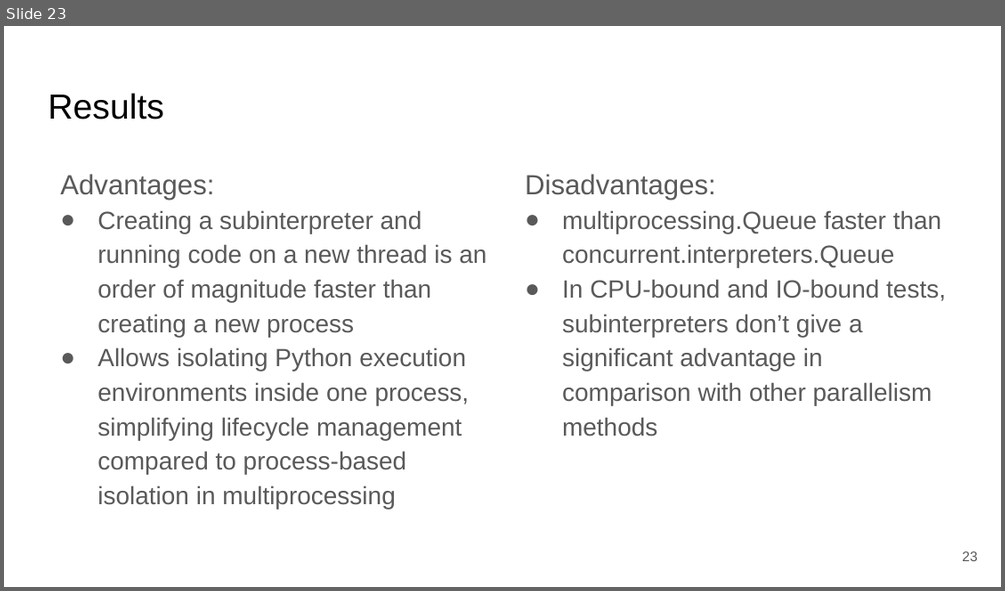
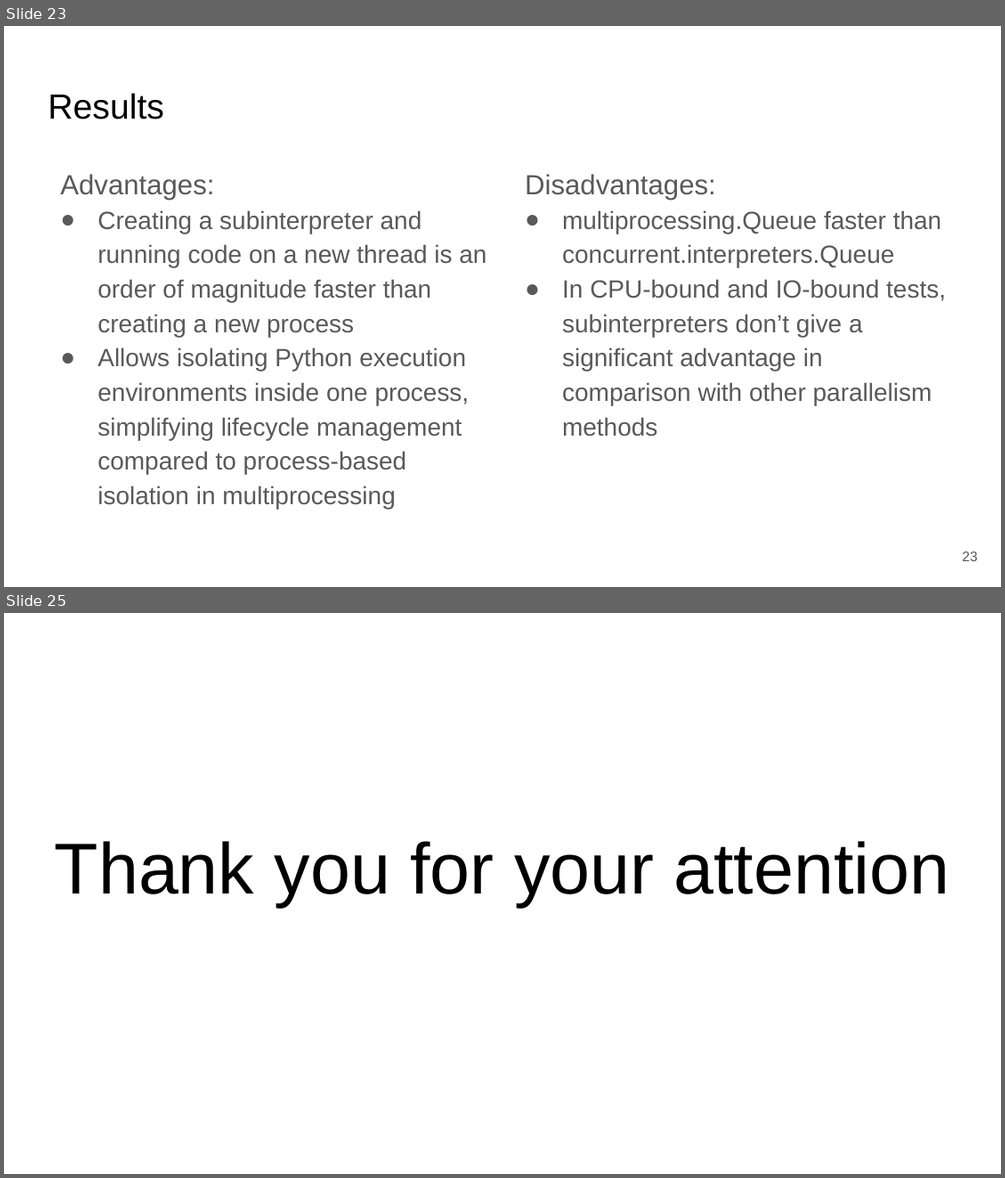
Before and after one commit to SSStas/mipt-python-course, a slide deck: subinterpreters_project/Subinterpreters.pptx. Shown one above the other, each under a label of ours: slide 23 before the commit, slides 23 and 25 after it; the slides between them are not shown. The pictures are 1005x591 and 1005x1178 pixels, drawn with LibreOffice and Linux fonts; fonts in the diff are those of the drawing. Boxes give left, top, right and bottom in pixels: in the first picture for what was removed or moved away, otherwise in the second. Text is boxed around its words. In the diff, an @@ line names an element or a change of style, - is before the commit and + after.

```diff
--- a/subinterpreters_project/Subinterpreters.pptx
+++ b/subinterpreters_project/Subinterpreters.pptx
@@ slide 25 added at (4,613,1001,1174), background #FFFFFF @@
@@ title added at (55,841,950,906), 52 pt, text #000000 @@
+Thank you for your attention
```
Also in this commit, not shown: 2 slides changed.
